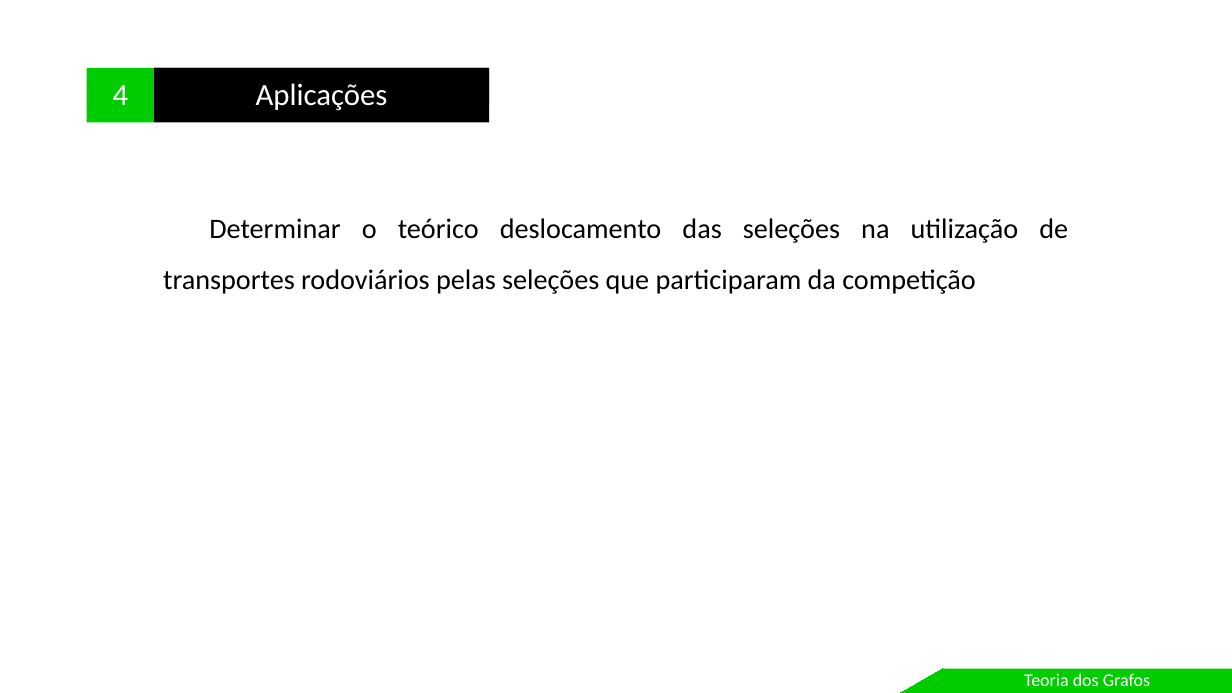
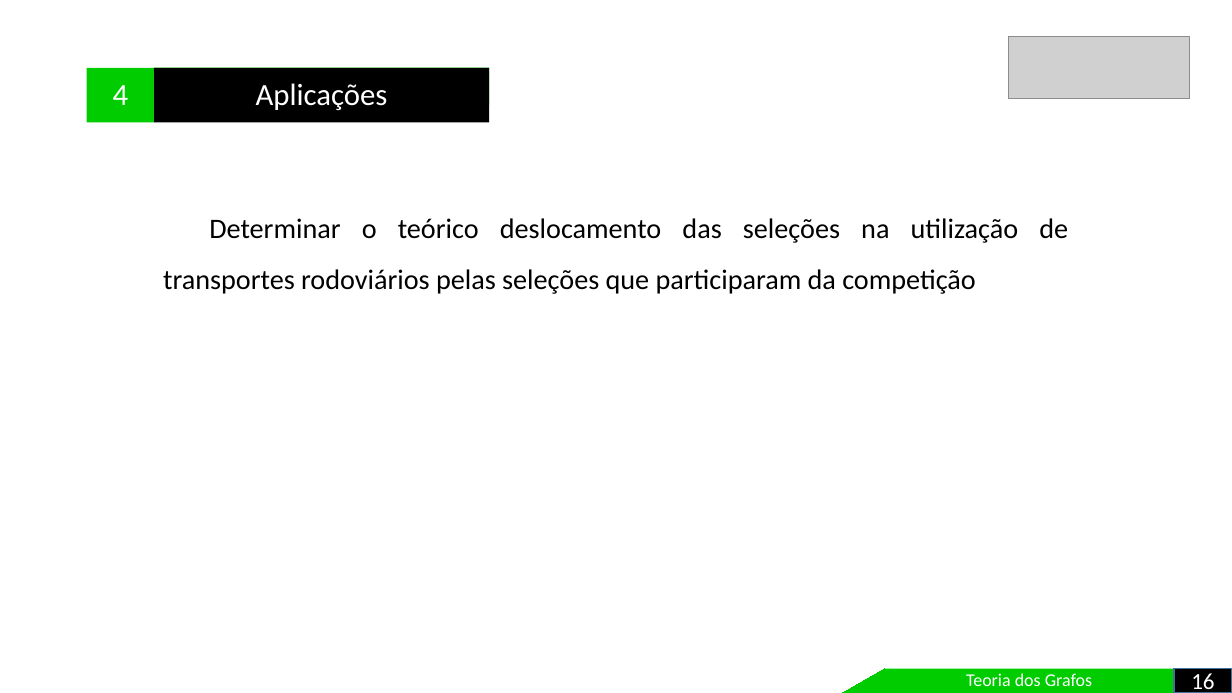
Before and after one commit to leandroungari/fctpp-grafos-sistema, a slide deck: slide 17 of apresentacao/Apresentacao.pptx. Drawn at 1232x693 pixels with LibreOffice and Linux fonts; fonts in the diff are those of the drawing; grey boxes stand for pictures. Boxes give left, top, right and bottom in pixels: in the first picture for what was removed or moved away, otherwise in the second. Text is boxed around its words. In the diff, an @@ line names an element or a change of style, - is before the commit and + after.

```diff
--- a/apresentacao/Apresentacao.pptx
+++ b/apresentacao/Apresentacao.pptx
@@ picture added at box(1008, 37, 1189, 99) @@
@@ freeform shape: place and size @@
-freeform shape at box(900, 669, 943, 693)
+freeform shape at box(843, 669, 885, 693)
@@ rectangle "Teoria dos Grafos": place and size @@
-rectangle "Teoria dos Grafos" at box(943, 669, 1232, 693)
+rectangle "Teoria dos Grafos" at box(884, 669, 1174, 693)
@@ rectangle added at box(1175, 669, 1232, 693), fill #000000, outline #43739E 1 pt, 18 pt, text #FFFFFF @@
+16
```
Also in this commit, not shown: 17 other slides changed, 1 slide added, 2 slides removed.
